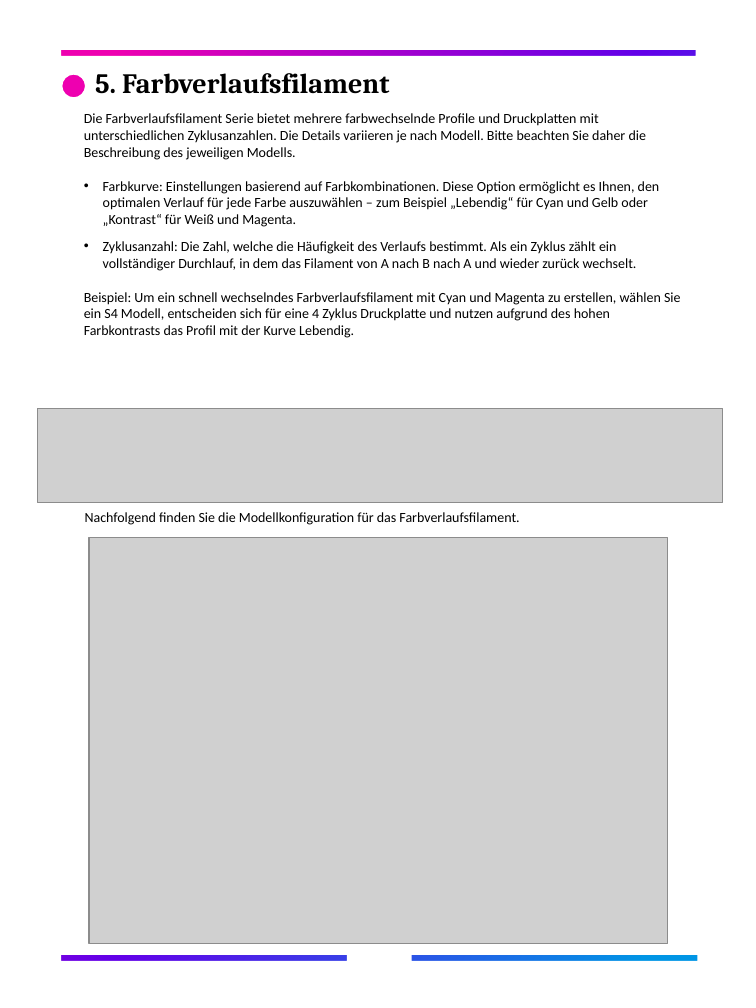
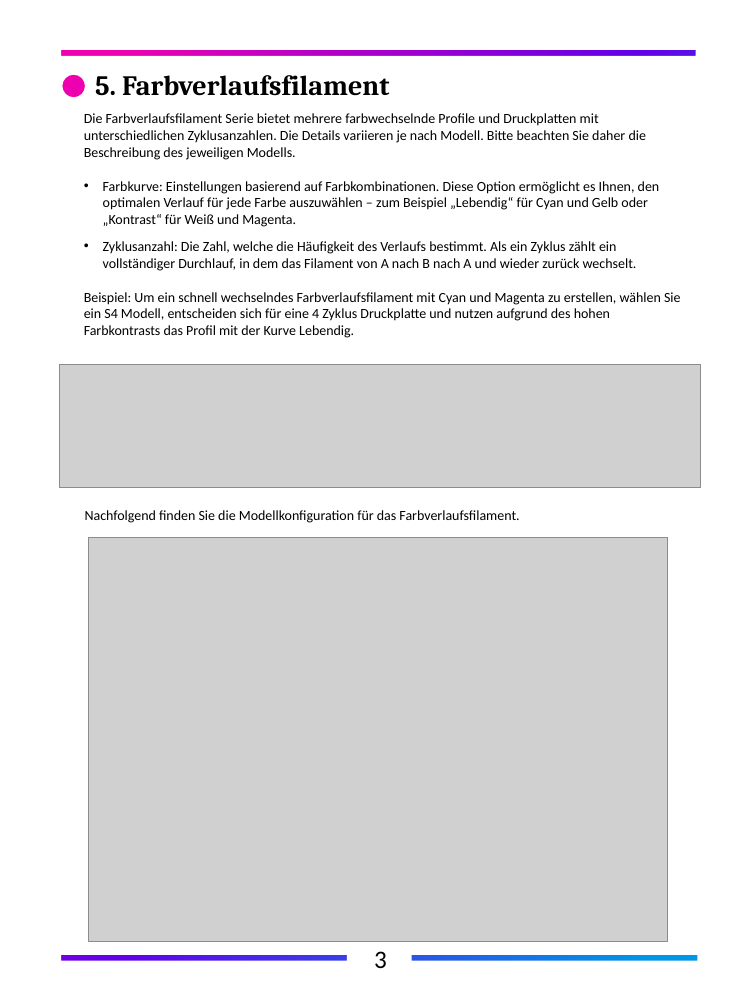
Before and after one commit to FlexChromaHQ/FlexChroma, a slide deck: slide 8 of Documents/Original/FlexChroma_Tour_Guide_DE.pptx. Drawn at 756x1008 pixels with LibreOffice and Linux fonts; fonts in the diff are those of the drawing; grey boxes stand for pictures. Boxes give left, top, right and bottom in pixels: in the first picture for what was removed or moved away, otherwise in the second. Text is boxed around its words. In the diff, an @@ line names an element or a change of style, - is before the commit and + after.

```diff
--- a/Documents/Original/FlexChroma_Tour_Guide_DE.pptx
+++ b/Documents/Original/FlexChroma_Tour_Guide_DE.pptx
@@ freeform shape at <box>2,0,756,1008</box>: outline redrawn @@
@@ picture: place and size @@
-picture at <box>37,408,723,503</box>
+picture at <box>59,365,701,488</box>
@@ text added at <box>374,951,387,968</box>, 18 pt, text #000000 @@
+3
```
Also in this commit, not shown: 7 other slides changed, 3 other files.
